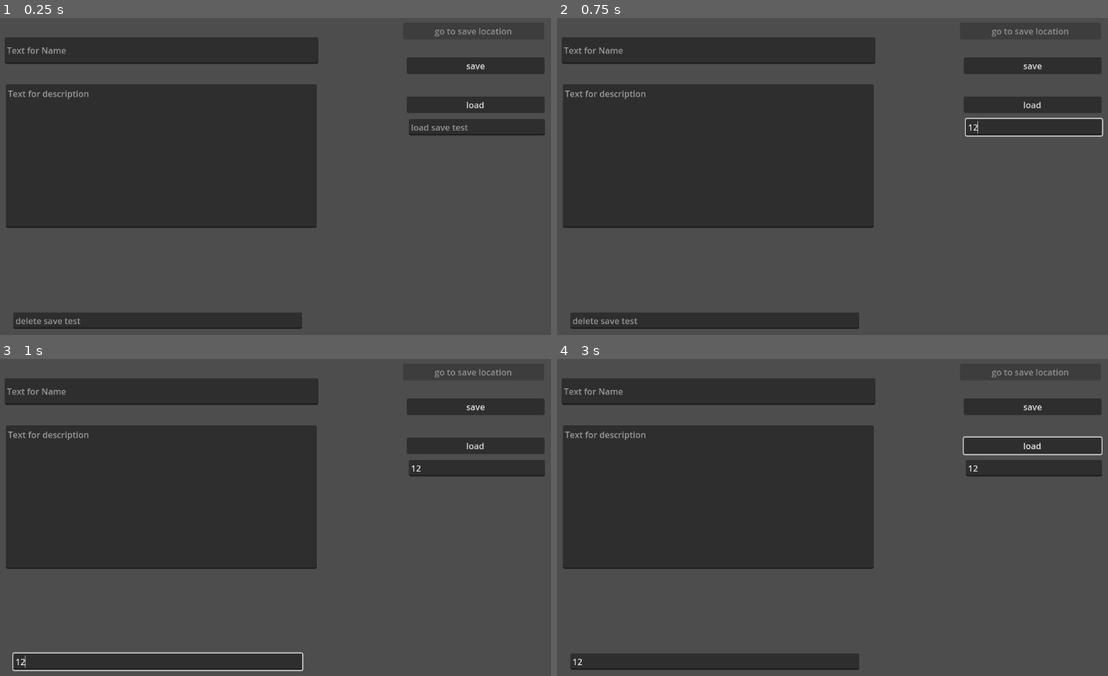
Above: before the commit, frames 1-4 (two rows, left to right).
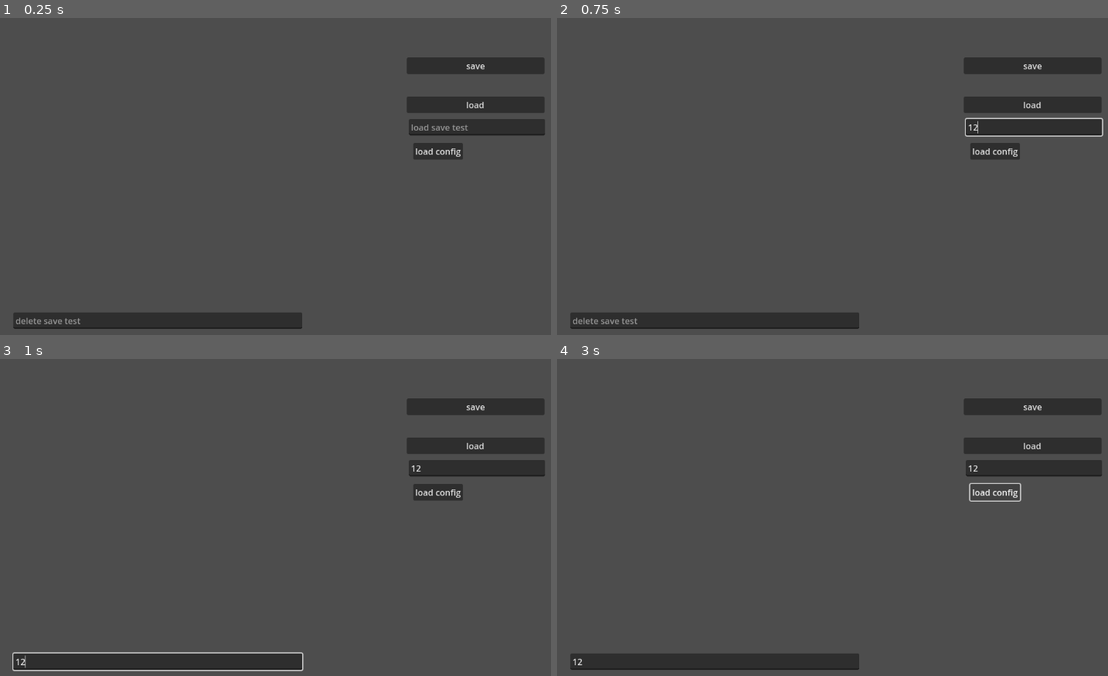
Above: after the commit, the same moments.

Repository: pandapanda135/todo_list
Game: Godot game, scene res://save_json_test.tscn
Same seed, same stepped clock (60 frames per second), same inputs: the game is played once before the commit and once after it. The project has no main scene, so this scene is started directly.
Inputs (mouse positions are in pixels of both pictures, inside the frame that each line leads up to):
- Up to frame 1 (0.25 s): no input
- Up to frame 2 (0.75 s): click (1036, 125) at 0.52 s; type "12" at 0.6 s
- Up to frame 3 (1 s): click (159, 660) at 0.75 s; type "12" at 0.83 s
- Up to frame 4 (3 s): click "save" at 1.25 s; click "load" at 2 s; click (997, 492) at 2.75 s, where only the run after the commit has a clickable "load config"

The runs differ from the first frame. In frame 1, 31% of the frame differs, in the area x 0-93%, y 3-67%; in frame 2, 31%; in frame 3, 31%; in frame 4, 31%, in the area x 0-100%, y 3-67%.

Commit message:
added saving variables in save_system

Diff:
--- a/project.godot
+++ b/project.godot
@@ -22,6 +22,7 @@
 
 persist=""
 persist_nodes="used for saving the nodes that display notes"
+persist_config=""
 
 [rendering]
 
--- a/save_json_test.tscn
+++ b/save_json_test.tscn
@@ -1,10 +1,7 @@
-[gd_scene load_steps=9 format=3 uid="uid://ck58ceim2dhbu"]
+[gd_scene load_steps=6 format=3 uid="uid://ck58ceim2dhbu"]
 
-[ext_resource type="Script" path="res://scripts/save_system.gd" id="1_ucxae"]
-[ext_resource type="PackedScene" uid="uid://dq7jxi5126bxr" path="res://name_enter.tscn" id="2_1krdl"]
+[ext_resource type="PackedScene" uid="uid://bux54jaws0j36" path="res://savesystem.tscn" id="1_1ma76"]
 [ext_resource type="Script" path="res://scripts/save_location.gd" id="3_4oxfu"]
-[ext_resource type="PackedScene" uid="uid://6ci0vroscf37" path="res://description_enter.tscn" id="3_j05fx"]
-[ext_resource type="Script" path="res://scripts/description_save.gd" id="4_eiwa4"]
 [ext_resource type="Script" path="res://show_title.gd" id="6_5prt7"]
 [ext_resource type="Script" path="res://selected_load_game_test.gd" id="6_smboh"]
 [ext_resource type="Script" path="res://delete_save_test.gd" id="7_0wo3u"]
@@ -17,26 +14,7 @@
 grow_horizontal = 2
 grow_vertical = 2
 
-[node name="Control" type="Control" parent="." groups=["persist"]]
-anchors_preset = 0
-offset_right = 40.0
-offset_bottom = 40.0
-script = ExtResource("1_ucxae")
-
-[node name="LineEdit" parent="Control" instance=ExtResource("2_1krdl")]
-layout_mode = 0
-offset_left = 32.0
-offset_top = 46.0
-offset_right = 617.0
-offset_bottom = 96.0
-
-[node name="TextEdit" parent="Control" instance=ExtResource("3_j05fx")]
-layout_mode = 0
-offset_left = 34.0
-offset_top = 134.0
-offset_right = 614.0
-offset_bottom = 403.0
-script = ExtResource("4_eiwa4")
+[node name="Control" parent="." instance=ExtResource("1_1ma76")]
 
 [node name="Button" type="Button" parent="."]
 layout_mode = 0
@@ -97,5 +75,14 @@
 placeholder_text = "delete save test"
 script = ExtResource("7_0wo3u")
 
+[node name="Button4" type="Button" parent="."]
+layout_mode = 0
+offset_left = 794.0
+offset_top = 244.0
+offset_right = 802.0
+offset_bottom = 252.0
+text = "load config"
+
 [connection signal="pressed" from="Button2" to="Control" method="save_note"]
-[connection signal="pressed" from="Button3" to="Control" method="load_note"]
+[connection signal="pressed" from="Button3" to="Control" method="save_variables"]
+[connection signal="pressed" from="Button4" to="Control" method="load_variables"]
--- a/scripts/save_system.gd
+++ b/scripts/save_system.gd
@@ -24,9 +24,9 @@
 
 #this will be used to add the nodes to the scene incase notes are in the files however not represented as nodes
 #make system to keep value of largest node made so it doesnt need to loop through and array because if someone deletes more than two files this system breaks and its dumb and save it as var? can use save_amount for this
-#that feels dumb though so maybe find a way to where it can find the largest number in a note file than iterate that many times through a for loop however this is hard considering they are stored as strings
+# that feels dumb though so maybe find a way to where it can find the largest number in a note file than iterate that many times through a for loop however this is hard considering they are stored as strings
 func _ready() -> void:
-	#this is used to find the amount of files in dir stole from offical documentation (this will be removed for one of the methods described above)
+	# this is used to find the amount of files in dir stole from offical documentation (this will be removed for one of the methods described above)
 	var dir = DirAccess.open("user://")
 	var file_name_array:Array[String]
 	if dir:
@@ -156,3 +156,40 @@
 
 func load_node() -> void:
 	pass
+
+var save_path_variables:String = "user://variables.json"
+
+func save_variables() -> void:
+	var save_file := FileAccess.open(save_path_variables, FileAccess.WRITE)
+	var save_nodes_persist := get_tree().get_nodes_in_group("persist_config")
+	for node:Node in save_nodes_persist:
+
+		if node.scene_file_path.is_empty():
+			print("persistent node '%s' is not an instanced scene, skipped" % node.name)
+			continue
+
+		if !node.has_method("save"):
+			print("persistent node '%s' is missing a save() function, skipped" % node.name)
+			continue
+
+		var node_data:int = node.call("save")
+
+		var json_string:String = JSON.stringify(node_data)
+
+		save_file.store_line(json_string)
+
+func load_variables() -> void:
+	var file := FileAccess.open(save_path_variables, FileAccess.READ)
+	var json := JSON.new()
+	json.parse(file.get_line())
+	var save_int := json.get_data() as int
+
+	print(save_int)
+
+	save_amount = save_int
+
+
+func save() -> int:
+	var save_int:int = save_amount
+	print(save_int)
+	return save_int
